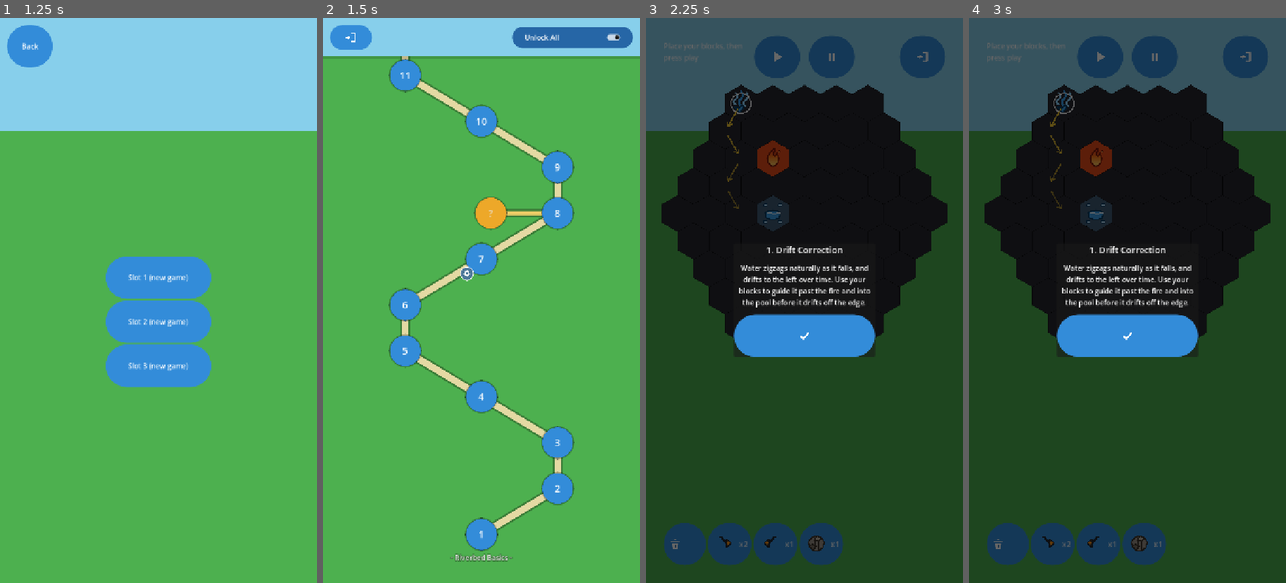
Above: before the commit, frames 1-4 (left to right).
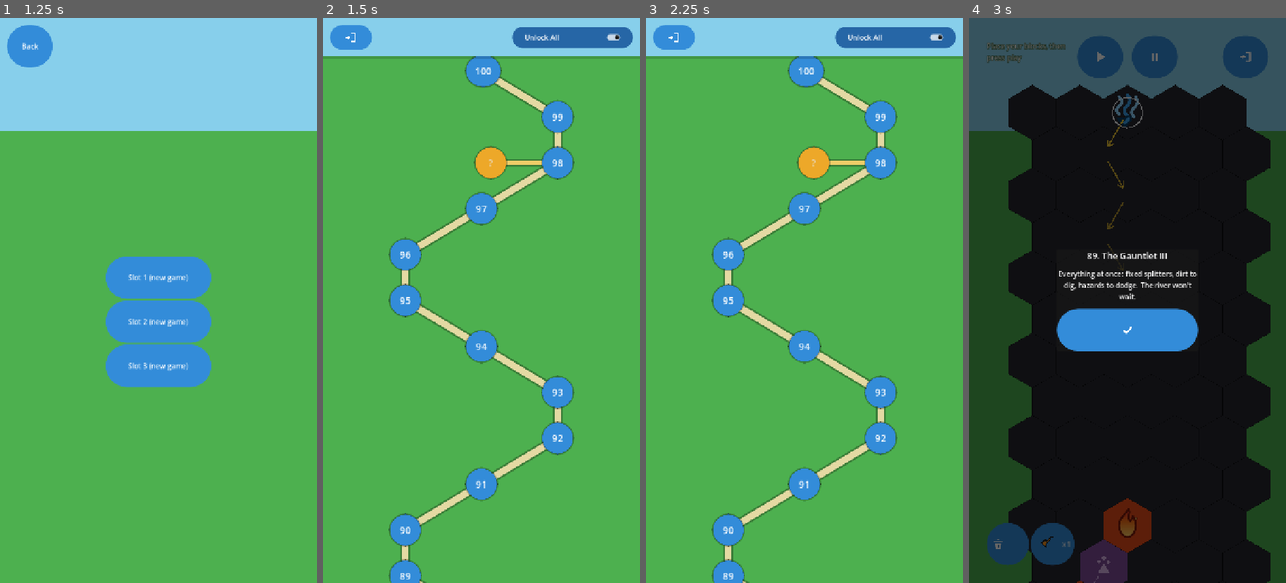
Above: after the commit, the same moments.

Repository: jitternoise/sunny_balcony
Game: Godot game, scene res://scenes/MainMenu.tscn
The game is run twice, just before and just after one commit, with the same random seed, the same clock (stepped at 60 frames per second) and the same inputs.
Inputs (mouse positions are in pixels of both pictures, inside the frame that each line leads up to):
- Up to frame 1 (1.25 s): click "New Game" at 0.5 s
- Up to frame 2 (1.5 s): click "Slot 1 (new game)" at 1.25 s
- Up to frame 3 (2.25 s): click (804, 532) at 2 s, where only the run before the commit has a clickable "1"
- Up to frame 4 (3 s): click (1051, 577) at 2.75 s, where only the run after the commit has a clickable "89"

Frame 1 is identical in both runs. In frame 2, 15% of the frame differs, in the area x 20-80%, y 6-100%; in frame 3, 100%, in the area x 0-100%, y 0-100%; in frame 4, 42%.

Commit message:
Open the map where you left off, and outline the HUD readouts
Findings 19 and 20 of handheld-audit.md, the two cheapest remaining items.

Level Select opened at the bottom every time. _scroll_to_bottom() slammed
scroll_vertical to 1000000000 on every build -- every cold start, every
return from a level, every Back -- and the trail runs bottom-to-top over
100 nodes, so a player on level 47 landed with their own progress more
than three screen-heights above the viewport. Measured before the fix:
level 47's node at y=6052 while the view opened at 10254-11534. It now
centres the highest unlocked node.

A fresh save is unaffected, which was the regression risk running the
other way: reached is 1, points[0] is the bottom-most node, and the clamp
reproduces the old behaviour exactly (10254 of max 10254).

StatusLabel and BudgetLabel now carry the outline LevelSelect's group
headers already used -- font_outline_color Color(0.14,0.3,0.13,0.9),
outline_size 6. On a shared-budget level BudgetLabel is the only place the
remaining block count appears, and both labels were pure white with no
outline.

An outline does not change the fill's contrast with the background, so to
be precise about what it buys: white on sky blue is still 1.73:1 and white
on grass still 2.75:1, but white against the new outline is 9.80:1, and
the outline itself is 5.65:1 against sky and 3.56:1 against grass. Over the
dark board the rim is only 1.48:1 and does not need to be -- the white fill
is already 14.47:1 there. Whatever sits behind it, the glyph now has one
high-contrast edge.

tests/VerifyMapScroll.tscn, 14 checks, covering both. It asserts the
reached node is near the middle rather than merely on screen, that level
100 clamps instead of overshooting, and that a fresh save still opens at
the bottom. Verified against the old code: 8 failures without the fixes, 0
with. Runs on save slot 98, not slot 0.

All ten suites pass, solution book unchanged at 88 / 11 / 1. All 10
BoardSnapshots change, as expected from an outline present on every level;
diffs are confined to the label rectangles -- level_001 is (39,56)-(219,102),
StatusLabel alone, and level_082 adds the BudgetLabel row at y~1126.

Co-Authored-By: Claude Opus 5 <noreply@anthropic.com>

Diff:
--- a/game/scenes/Level.tscn
+++ b/game/scenes/Level.tscn
@@ -48,6 +48,8 @@
 offset_top = 52.0
 offset_right = 240.0
 offset_bottom = 80.0
+theme_override_colors/font_outline_color = Color(0.14, 0.3, 0.13, 0.9)
+theme_override_constants/outline_size = 6
 autowrap_mode = 3
 text = "Place your blocks, then press play"
 
@@ -94,6 +96,8 @@
 offset_top = -174.0
 offset_right = 244.0
 offset_bottom = -146.0
+theme_override_colors/font_outline_color = Color(0.14, 0.3, 0.13, 0.9)
+theme_override_constants/outline_size = 6
 text = "Tiles left: 0"
 
 [node name="InventoryBar" type="HBoxContainer" parent="UI/HUD"]
--- a/game/scripts/ui/LevelSelect.gd
+++ b/game/scripts/ui/LevelSelect.gd
@@ -358,7 +358,7 @@
 	map_root.spurs = spurs
 	map_root.reached_count = reached
 	map_root.queue_redraw()
-	_scroll_to_bottom()
+	_scroll_to_reached(points[reached - 1].y)
 
 
 ## Where a fork level's spur reaches to. Pushed toward whichever side of the
@@ -514,12 +514,24 @@
 	disc.add_child(glyph)
 
 
-## Starts the view scrolled to the bottom (Level 1). One frame of delay so
-## ScrollContainer knows the freshly-built content height; the huge value is
-## clamped to the true max automatically.
-func _scroll_to_bottom() -> void:
+## Opens the view on the level the player is actually up to, centred.
+##
+## This used to slam the scroll to the bottom -- Level 1 -- every single time
+## the screen was built, which is on every cold start, every return from a
+## level, and every Back out of one. The trail runs bottom-to-top over 100
+## nodes, so a player on level 47 landed two and a half screen-heights below
+## their own progress and had to drag up to it, every time.
+##
+## Level 1 still lands at the bottom on a fresh save: `reached` is 1 there, and
+## points[0] is the bottom-most node, so the clamp below produces the old
+## behaviour exactly. Nothing changes for a new player.
+##
+## One frame of delay so ScrollContainer knows the freshly-built content
+## height; scroll_vertical clamps itself to the real range, so overshooting at
+## either end is safe.
+func _scroll_to_reached(node_y: float) -> void:
 	await get_tree().process_frame
-	scroll.scroll_vertical = 1000000000
+	scroll.scroll_vertical = int(node_y - scroll.size.y * 0.5)
 
 
 func _on_level_selected(path: String) -> void:
--- /dev/null
+++ b/game/tests/VerifyMapScroll.gd
@@ -0,0 +1,111 @@
+extends Node
+
+## Headless check that Level Select opens on the player's own progress, and
+## that the HUD's two readouts are legible. Run from the game/ directory:
+##   godot --headless res://tests/VerifyMapScroll.tscn
+##
+## Level Select used to slam the scroll to the bottom -- Level 1 -- every time
+## it was built, which is every cold start, every return from a level and every
+## Back. A player on level 47 landed two and a half screen-heights below their
+## own progress and had to drag up to it, every time.
+##
+## The regression risk runs the other way: a fresh save must STILL open at the
+## bottom, because that is where Level 1 is. Both directions are checked.
+##
+## Runs on a scratch save slot, not slot 0 -- see the warning in CLAUDE.md
+## about the suites overwriting a real save.
+
+const TEST_SLOT := 98
+
+var _failures := 0
+
+
+func _check(cond: bool, what: String) -> void:
+	if cond:
+		print("  ok   ", what)
+	else:
+		_failures += 1
+		printerr("  FAIL ", what)
+
+
+## Builds Level Select with progress up to `highest`, and reports where it
+## scrolled to and where that level's node actually sits.
+func _open_at(highest: int) -> Dictionary:
+	GameState.load_slot(TEST_SLOT)
+	GameState.highest_unlocked_level = highest
+	GameState.debug_unlock_all = false
+	var select: Node = load("res://scenes/LevelSelect.tscn").instantiate()
+	add_child(select)
+	for i in range(8):
+		await get_tree().process_frame
+	var scroll: ScrollContainer = select.get_node("ScrollContainer")
+	var node: Control = select.get_node("ScrollContainer/MapRoot").get_node_or_null(
+		"level_%d" % highest)
+	var out := {
+		"scroll": scroll.scroll_vertical,
+		"max": int(maxf(select.get_node("ScrollContainer/MapRoot").size.y - scroll.size.y, 0.0)),
+		"viewport": scroll.size.y,
+		"node_y": node.position.y + node.size.y * 0.5 if node else -1.0,
+	}
+	select.queue_free()
+	remove_child(select)
+	await get_tree().process_frame
+	return out
+
+
+func _ready() -> void:
+	GameState.debug_unlock_all = false
+	GameState.delete_slot(TEST_SLOT)
+
+	print("A fresh save still opens at the bottom (Level 1)")
+	var fresh := await _open_at(1)
+	_check(fresh["scroll"] >= fresh["max"] - 1,
+		"scrolled to the bottom (%d of max %d)" % [fresh["scroll"], fresh["max"]])
+
+	print("A player partway up opens on their own level")
+	for level in [24, 47, 82]:
+		var at := await _open_at(level)
+		var top: float = at["scroll"]
+		var bottom: float = top + at["viewport"]
+		_check(at["node_y"] >= top and at["node_y"] <= bottom,
+			"level %d's node (y=%.0f) is on screen (%.0f..%.0f)"
+				% [level, at["node_y"], top, bottom])
+		# and roughly centred, not merely just-in-frame
+		var centre: float = top + at["viewport"] * 0.5
+		_check(absf(at["node_y"] - centre) <= at["viewport"] * 0.25,
+			"...and near the middle of the view, not clinging to an edge")
+
+	print("Level 100 clamps to the top rather than overshooting")
+	var top_end := await _open_at(100)
+	_check(top_end["scroll"] >= 0, "scroll is not negative (%d)" % top_end["scroll"])
+	_check(top_end["scroll"] <= top_end["max"], "scroll is within range")
+
+	GameState.delete_slot(TEST_SLOT)
+
+	print("The HUD readouts carry an outline")
+	# White on sky blue measured 1.73:1, and on grass 2.75:1 -- both fail WCAG,
+	# and BudgetLabel is the ONLY place the remaining block count appears on a
+	# shared-budget level. An outline is what LevelSelect's group headers
+	# already use; this pins the HUD to the same treatment.
+	GameState.load_slot(TEST_SLOT)
+	GameState.pending_level_path = "res://data/levels/level_019.tres"
+	var level: Node = load("res://scenes/Level.tscn").instantiate()
+	add_child(level)
+	for i in range(6):
+		await get_tree().process_frame
+	for name in ["StatusLabel", "BudgetLabel"]:
+		var label: Label = level.get_node("UI/HUD/" + name)
+		_check(label.get_theme_constant("outline_size") >= 4,
+			"%s has an outline (size %d)" % [name, label.get_theme_constant("outline_size")])
+		_check(label.get_theme_color("font_outline_color").a > 0.5,
+			"%s's outline is opaque enough to read" % name)
+	level.queue_free()
+	remove_child(level)
+	await get_tree().process_frame
+	GameState.delete_slot(TEST_SLOT)
+
+	if _failures == 0:
+		print("MAP SCROLL PASS")
+	else:
+		printerr("MAP SCROLL FAIL: %d failure(s)" % _failures)
+	get_tree().quit(1 if _failures > 0 else 0)
--- /dev/null
+++ b/game/tests/VerifyMapScroll.tscn
@@ -0,0 +1,6 @@
+[gd_scene load_steps=2 format=3]
+
+[ext_resource type="Script" path="res://tests/VerifyMapScroll.gd" id="1"]
+
+[node name="VerifyMapScroll" type="Node"]
+script = ExtResource("1")
Not shown, changed: CLAUDE.md
Not shown, changed: dev-progress.md
